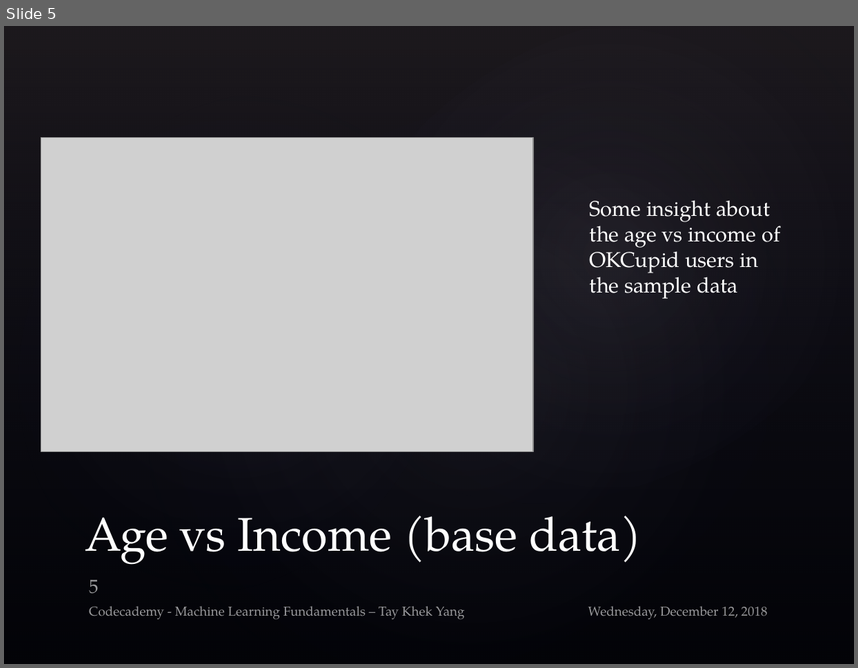
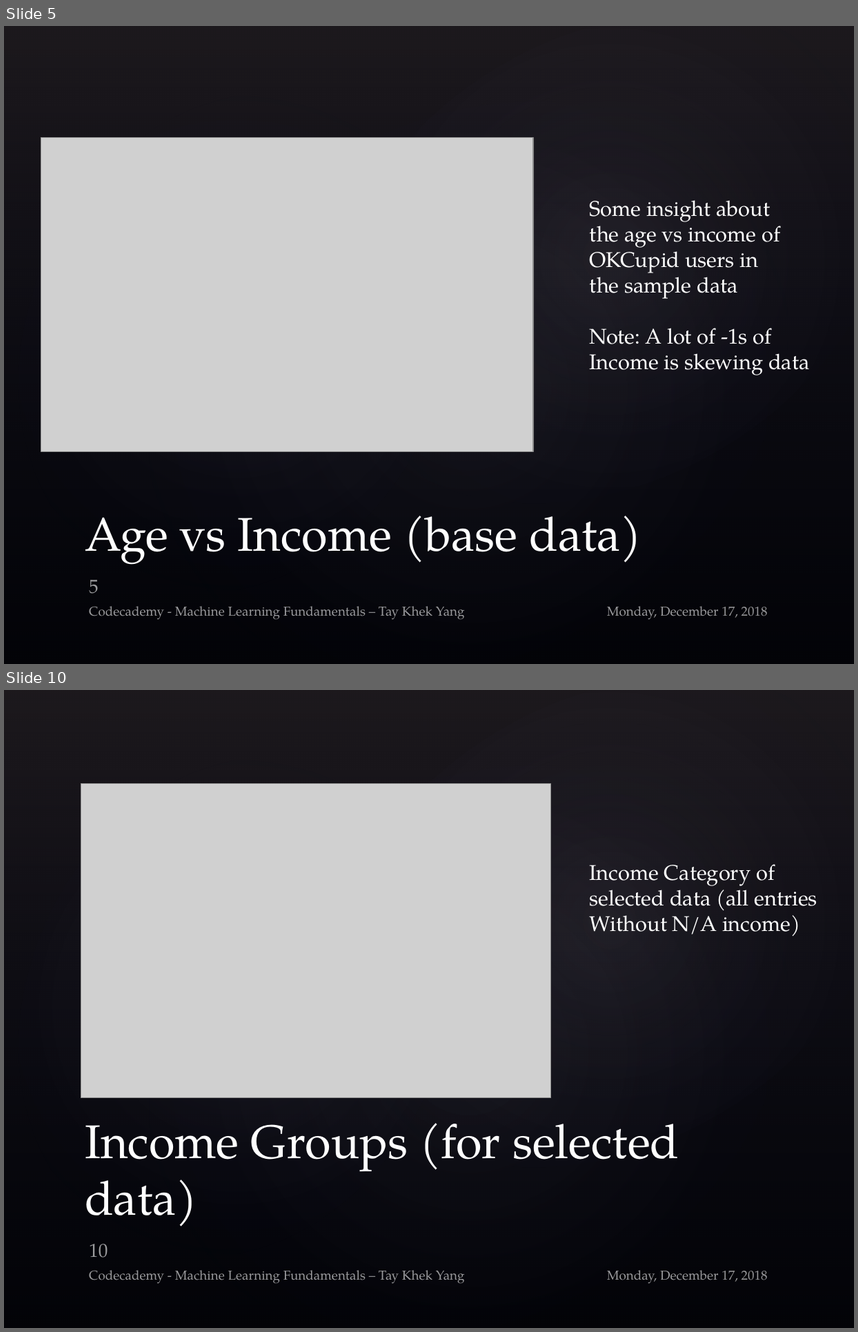
Before and after one commit to rivacordex/date-a-scientist, a slide deck: MachineLearning_Submit/ML_Khek_V1.pptx. Shown one above the other, each under a label of ours: slide 5 before the commit, slides 5 and 10 after it; the slides between them are not shown. The pictures are 858x668 and 858x1332 pixels, drawn with LibreOffice and Linux fonts; fonts in the diff are those of the drawing; grey boxes stand for pictures; background and template pictures are left out. Boxes give left, top, right and bottom in pixels: in the first picture for what was removed or moved away, otherwise in the second. Text is boxed around its words. In the diff, an @@ line names an element or a change of style, - is before the commit and + after.

```diff
--- a/MachineLearning_Submit/ML_Khek_V1.pptx
+++ b/MachineLearning_Submit/ML_Khek_V1.pptx
@@ slide 10 added at box(4, 690, 854, 1328), background picture (left out); not listed: 4 template elements that a slide beside it also shows @@
@@ picture added at box(81, 784, 551, 1098) @@
@@ text added at box(590, 864, 818, 936), 18 pt, text #FFFFFF @@
+Income Category of
+selected data (all entries
+Without N/A income)
@@ title added at box(85, 1123, 680, 1226), 40 pt, text #FFFFFF @@
+Income Groups (for selected data)
@@ page number added at box(89, 1243, 107, 1257), 16 pt, text #FFFFFF at 60% opacity @@
+10
@@ text added at box(89, 1270, 465, 1283), 11 pt, text #FFFFFF at 60% opacity @@
+Codecademy - Machine Learning Fundamentals – Tay Khek Yang
@@ text added at box(607, 1270, 768, 1283), 11 pt, text #FFFFFF at 60% opacity @@
+Monday, December 17, 2018
@@ slide 5 changed as well @@
@@ text at box(590, 328, 810, 375): paragraphs added @@
+Note: A lot of -1s of
+Income is skewing data
@@ text at box(607, 606, 768, 619): text changed @@
-Wednesday, December 12, 2018
+Monday, December 17, 2018
```
Also in this commit, not shown: 24 other slides changed, 6 other slides added, 1 other file.
